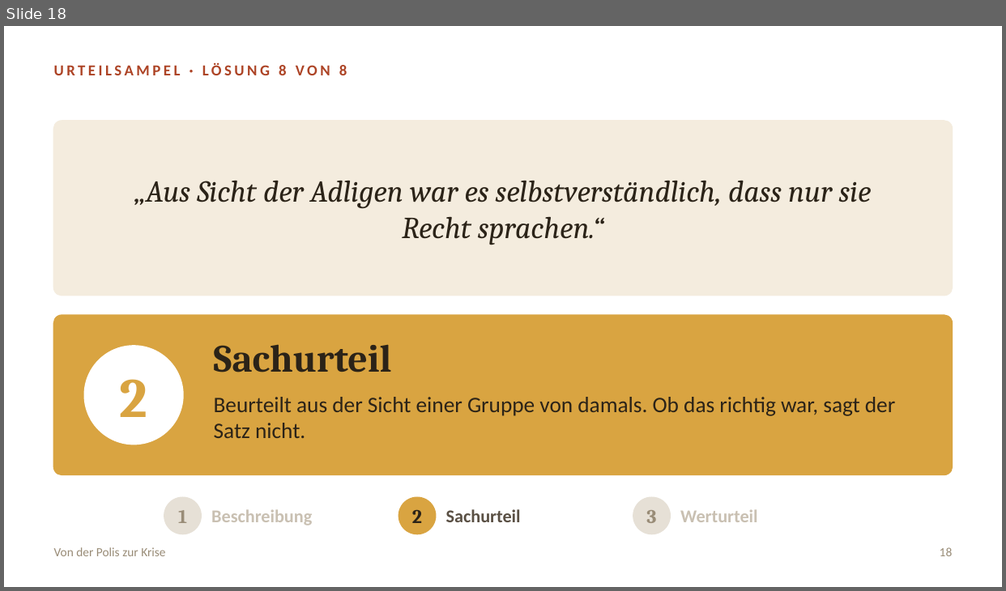
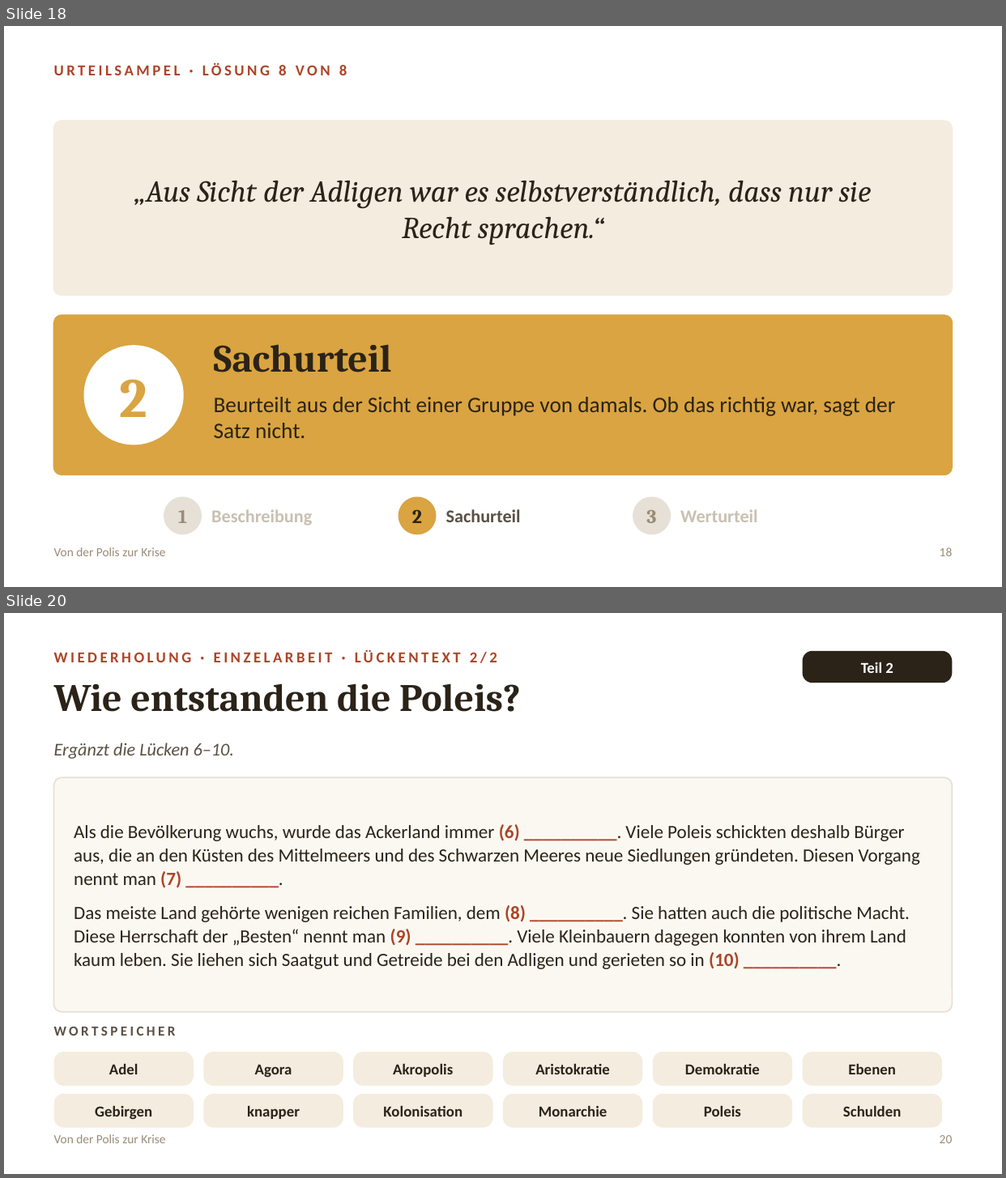
Before and after one commit to golzkonstantin-gif/Schule, a slide deck: Geschichte_11/Doppelstunde_Solon/Folien_Doppelstunde_Drakon_Solon.pptx. Shown one above the other, each under a label of ours: slide 18 before the commit, slides 18 and 20 after it; the slides between them are not shown. The pictures are 1006x591 and 1006x1178 pixels, drawn with LibreOffice and Linux fonts; fonts in the diff are those of the drawing. Boxes give left, top, right and bottom in pixels: in the first picture for what was removed or moved away, otherwise in the second. Text is boxed around its words. In the diff, an @@ line names an element or a change of style, - is before the commit and + after.

```diff
--- a/Geschichte_11/Doppelstunde_Solon/Folien_Doppelstunde_Drakon_Solon.pptx
+++ b/Geschichte_11/Doppelstunde_Solon/Folien_Doppelstunde_Drakon_Solon.pptx
@@ slide 20 added at box(4, 613, 1002, 1174), background #FFFFFF @@
@@ text added at box(54, 650, 497, 663), 11 pt, text #AD4426, bold @@
+WIEDERHOLUNG · EINZELARBEIT · LÜCKENTEXT 2/2
@@ rounded rectangle added at box(803, 651, 952, 683), fill #2B2318, 11 pt, text #FFFFFF, bold @@
+Teil 2
@@ text added at box(54, 683, 521, 712), 28 pt, text #2B2318, bold @@
+Wie entstanden die Poleis?
@@ text added at box(54, 743, 234, 759), 13 pt, text #5A5044, italic @@
+Ergänzt die Lücken 6–10.
@@ rounded rectangle added at box(54, 777, 952, 1012), fill #FBF8F2, outline #E6E0D6 1 pt @@
@@ text added at box(74, 824, 920, 969), 13.5 pt, text #2B2318 @@
+Als die Bevölkerung wuchs, wurde das Ackerland immer (6) __________. Viele Poleis schickten deshalb Bürger aus, die an den Küsten des Mittelmeers und des Schwarzen Meeres neue Siedlungen gründeten. Diesen Vorgang nennt man (7) __________.
+Das meiste Land gehörte wenigen reichen Familien, dem (8) __________. Sie hatten auch die politische Macht. Diese Herrschaft der „Besten“ nennt man (9) __________. Viele Kleinbauern dagegen konnten von ihrem Land kaum leben. Sie liehen sich Saatgut und Getreide bei den Adligen und gerieten so in (10) __________.
@@ text added at box(54, 1027, 176, 1036), 10 pt, text #5A5044, bold @@
+WORTSPEICHER
@@ rounded rectangle added at box(54, 1052, 194, 1086), fill #F4ECDE, 11 pt, text #2B2318, bold @@
+Adel
@@ rounded rectangle added at box(203, 1052, 343, 1086), fill #F4ECDE, 11 pt, text #2B2318, bold @@
+Agora
@@ rounded rectangle added at box(353, 1052, 493, 1086), fill #F4ECDE, 11 pt, text #2B2318, bold @@
+Akropolis
@@ rounded rectangle added at box(503, 1052, 642, 1086), fill #F4ECDE, 11 pt, text #2B2318, bold @@
+Aristokratie
@@ rounded rectangle added at box(653, 1052, 792, 1086), fill #F4ECDE, 11 pt, text #2B2318, bold @@
+Demokratie
@@ rounded rectangle added at box(803, 1052, 942, 1086), fill #F4ECDE, 11 pt, text #2B2318, bold @@
+Ebenen
@@ rounded rectangle added at box(54, 1094, 194, 1128), fill #F4ECDE, 11 pt, text #2B2318, bold @@
+Gebirgen
@@ rounded rectangle added at box(203, 1094, 343, 1128), fill #F4ECDE, 11 pt, text #2B2318, bold @@
+knapper
@@ rounded rectangle added at box(353, 1094, 493, 1128), fill #F4ECDE, 11 pt, text #2B2318, bold @@
+Kolonisation
@@ rounded rectangle added at box(503, 1094, 642, 1128), fill #F4ECDE, 11 pt, text #2B2318, bold @@
+Monarchie
@@ rounded rectangle added at box(653, 1094, 792, 1128), fill #F4ECDE, 11 pt, text #2B2318, bold @@
+Poleis
@@ rounded rectangle added at box(803, 1094, 942, 1128), fill #F4ECDE, 11 pt, text #2B2318, bold @@
+Schulden
@@ text added at box(54, 1135, 165, 1144), 9 pt, text #998C77 @@
+Von der Polis zur Krise
@@ text added at box(940, 1135, 953, 1144), 9 pt, text #998C77 @@
+20
```
Also in this commit, not shown: 10 slides changed, 2 other slides added, 1 slide removed, 1 other file.
